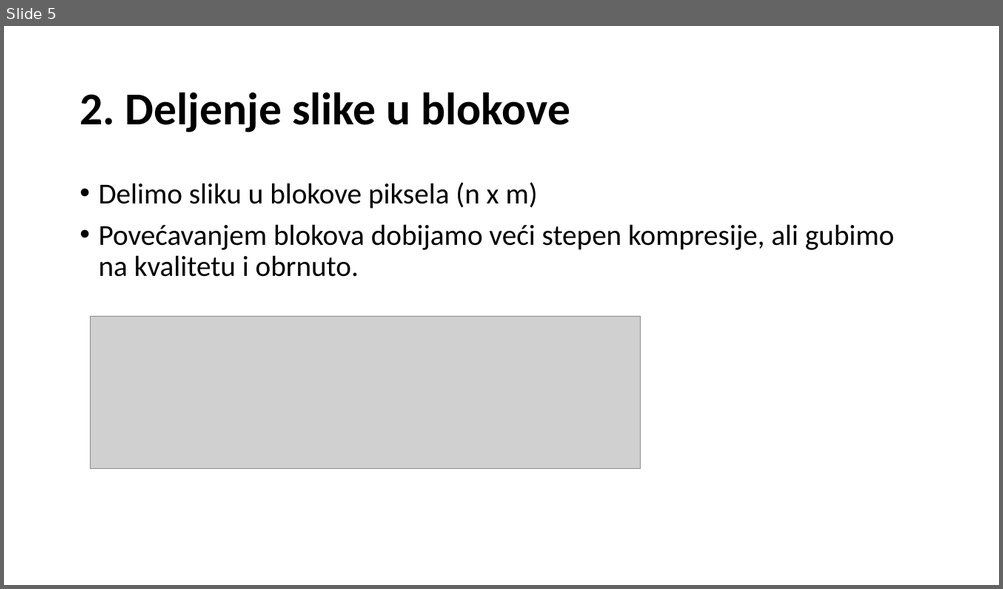
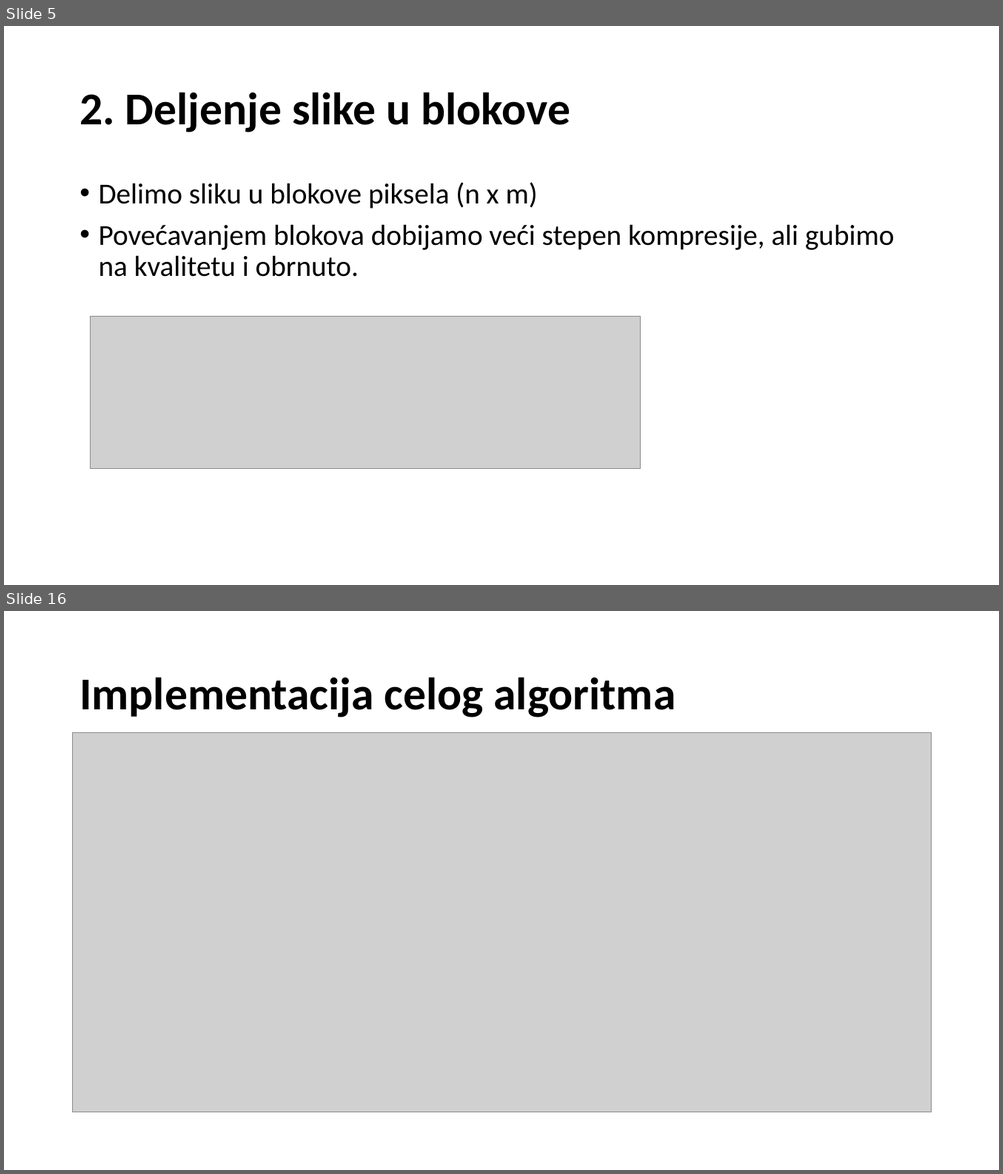
Before and after one commit to filipl41/NI_Image_compress, a slide deck: Primena genetskog algoritma u kompresiji slika.pptx. Shown one above the other, each under a label of ours: slide 5 before the commit, slides 5 and 16 after it; the slides between them are not shown. The pictures are 1003x589 and 1003x1174 pixels, drawn with LibreOffice and Linux fonts; fonts in the diff are those of the drawing; grey boxes stand for pictures. Boxes give left, top, right and bottom in pixels: in the first picture for what was removed or moved away, otherwise in the second. Text is boxed around its words. In the diff, an @@ line names an element or a change of style, - is before the commit and + after.

```diff
--- a/Primena genetskog algoritma u kompresiji slika.pptx
+++ b/Primena genetskog algoritma u kompresiji slika.pptx
@@ slide 16 added at [4,611,999,1170], background #FFFFFF @@
@@ title added at [79,677,676,718], 44 pt, text #000000, bold @@
+Implementacija celog algoritma
@@ picture added at [73,732,931,1113] @@
```
Also in this commit, not shown: 2 slides changed, 10 other slides added, 1 slide removed, 1 other file.
